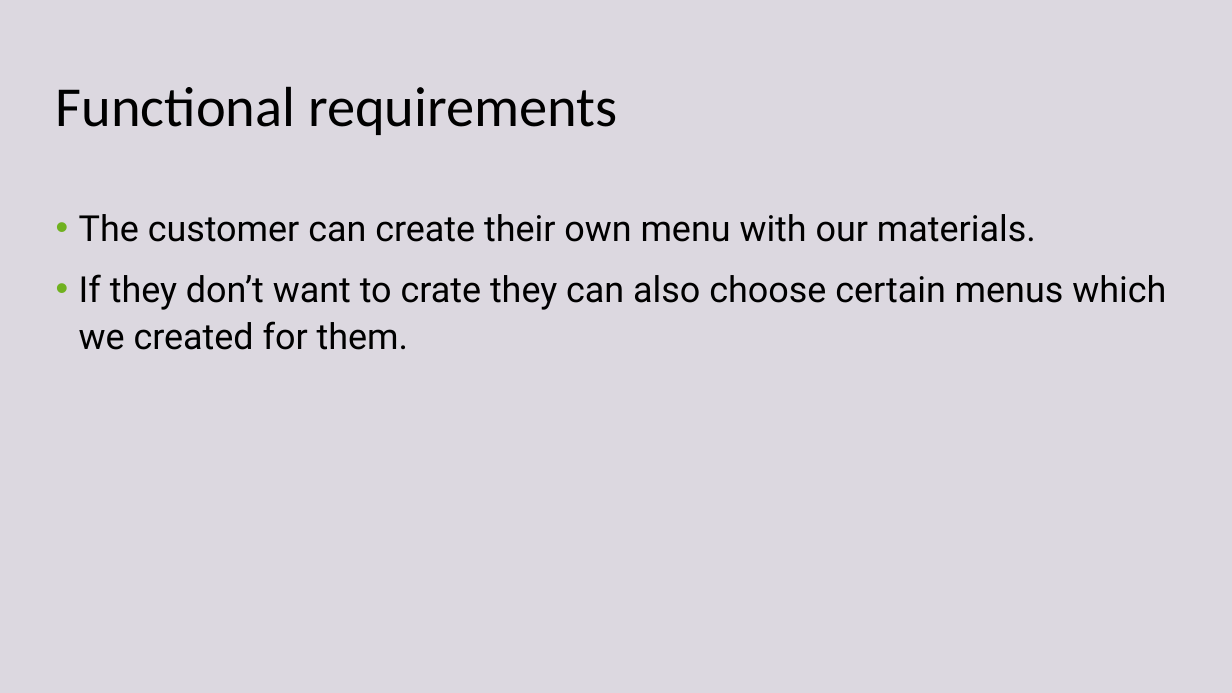
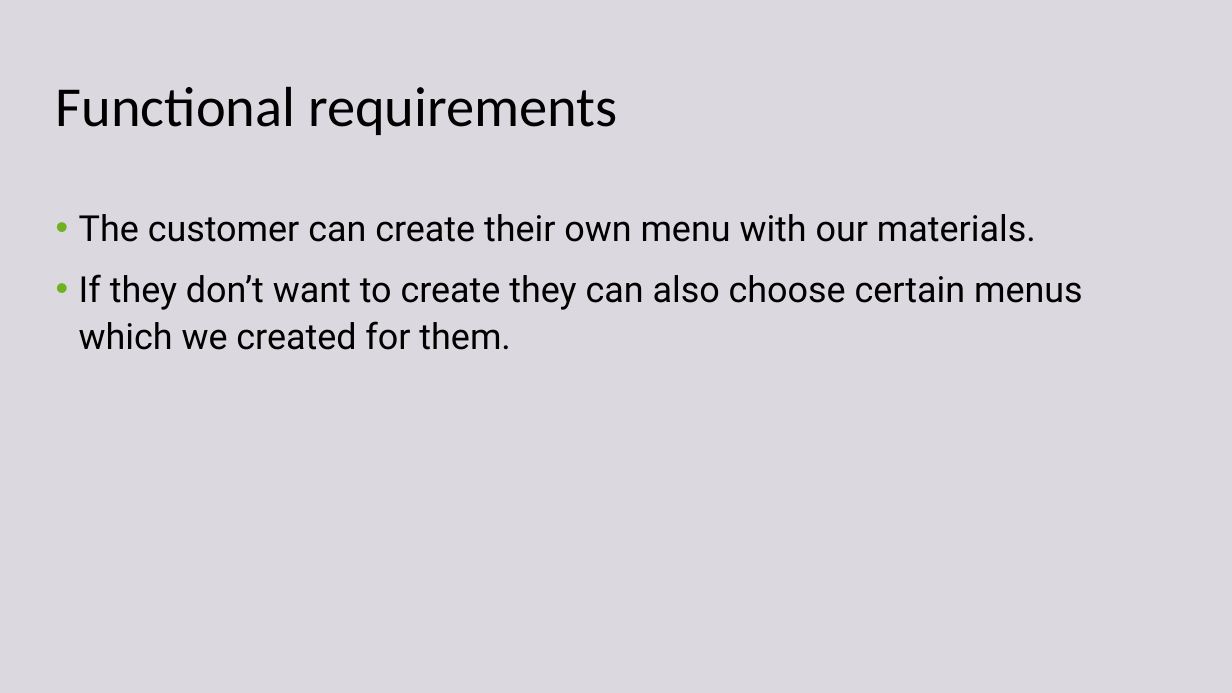
Before and after one commit to AhmetArdaOz/PizzaOrderingSystem, a slide deck: slide 4 of Documents/initial/problem statement.pptx. Drawn at 1232x693 pixels with LibreOffice and Linux fonts; fonts in the diff are those of the drawing; background and template pictures are left out. Boxes give left, top, right and bottom in pixels: in the first picture for what was removed or moved away, otherwise in the second. Text is boxed around its words. In the diff, an @@ line names an element or a change of style, - is before the commit and + after.

```diff
--- a/Documents/initial/problem statement.pptx
+++ b/Documents/initial/problem statement.pptx
@@ text at box(79, 274, 1083, 350): text changed @@
-• If they don’t want to crate they can also choose certain menus which we created for them.
+• If they don’t want to create they can also choose certain menus which we created for them.
```
